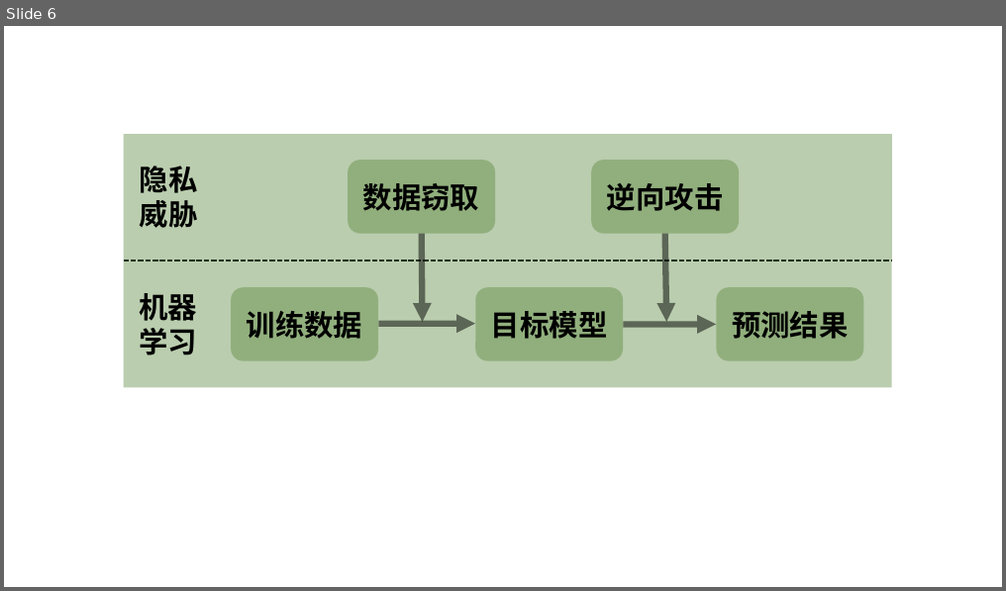
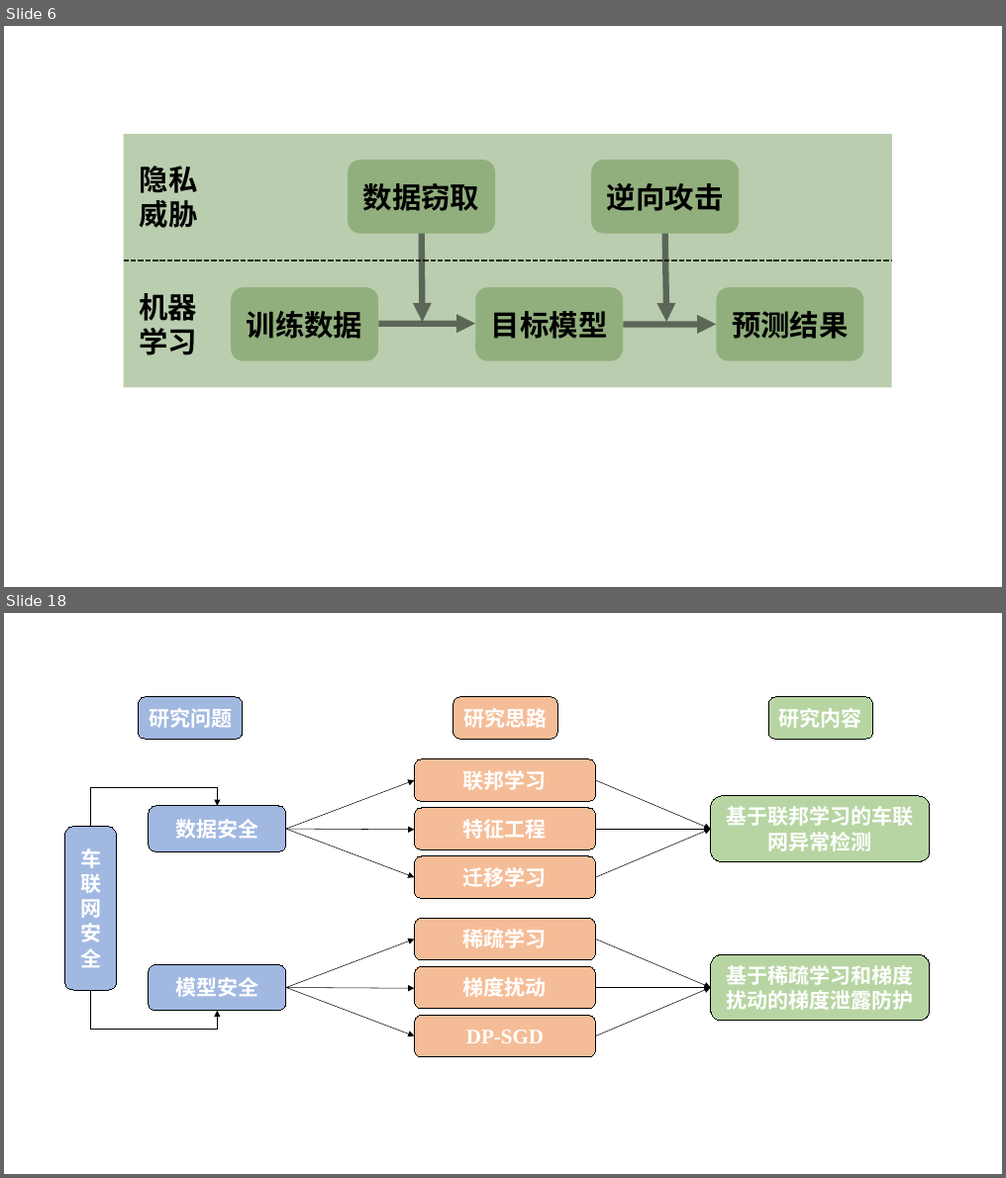
Before and after one commit to lao1a0/Iov-with-FL, a slide deck: 03-01组会/演示文稿1.pptx. Shown one above the other, each under a label of ours: slide 6 before the commit, slides 6 and 18 after it; the slides between them are not shown. The pictures are 1006x591 and 1006x1178 pixels, drawn with LibreOffice and Linux fonts; fonts in the diff are those of the drawing. Boxes give left, top, right and bottom in pixels: in the first picture for what was removed or moved away, otherwise in the second. Text is boxed around its words. In the diff, an @@ line names an element or a change of style, - is before the commit and + after.

```diff
--- a/03-01组会/演示文稿1.pptx
+++ b/03-01组会/演示文稿1.pptx
@@ slide 18 added at (4,613,1002,1174), background #FFFFFF @@
@@ rounded rectangle added at (138,697,243,739), fill #4472C4 at 50% opacity, outline #000000 0.75 pt, 20 pt, text #FFFFFF, bold @@
+研究问题
@@ rounded rectangle added at (453,697,558,739), fill #ED7D31 at 50% opacity, outline #000000 0.75 pt, 20 pt, text #FFFFFF, bold @@
+研究思路
@@ rounded rectangle added at (768,697,873,739), fill #70AD47 at 50% opacity, outline #000000 0.75 pt, 20 pt, text #FFFFFF, bold @@
+研究内容
@@ rounded rectangle added at (414,760,595,802), fill #ED7D31 at 50% opacity, outline #000000 0.75 pt, 20 pt, text #FFFFFF, bold @@
+联邦学习
@@ elbow arrow added from (91, 827) to (218, 806), #000000 0.5 pt @@
@@ arrow added from (286, 829) to (414, 780), #000000 0.5 pt @@
@@ arrow added from (595, 780) to (711, 829), #000000 0.5 pt @@
@@ rounded rectangle added at (149,806,286,852), fill #4472C4 at 50% opacity, outline #000000 0.75 pt, 20 pt, text #FFFFFF, bold @@
+数据安全
@@ rounded rectangle added at (414,808,595,850), fill #ED7D31 at 50% opacity, outline #000000 0.75 pt, 20 pt, text #FFFFFF, bold @@
+特征工程
@@ rounded rectangle added at (711,796,930,862), fill #70AD47 at 50% opacity, outline #000000 0.75 pt, 20 pt, text #FFFFFF, bold @@
+基于联邦学习的车联网异常检测
@@ rounded rectangle added at (64,827,116,990), fill #4472C4 at 50% opacity, outline #000000 0.75 pt, 20 pt, text #FFFFFF, bold @@
+车联网安全
@@ arrow added from (286, 829) to (414, 830), #000000 0.5 pt @@
@@ arrow added from (286, 829) to (414, 877), #000000 0.5 pt @@
@@ arrow added from (595, 829) to (711, 829), #000000 0.5 pt @@
@@ arrow added from (595, 877) to (711, 829), #000000 0.5 pt @@
@@ rounded rectangle added at (414,857,595,898), fill #ED7D31 at 50% opacity, outline #000000 0.75 pt, 20 pt, text #FFFFFF, bold @@
+迁移学习
@@ rounded rectangle added at (414,919,595,960), fill #ED7D31 at 50% opacity, outline #000000 0.75 pt, 20 pt, text #FFFFFF, bold @@
+稀疏学习
@@ rounded rectangle added at (149,964,286,1011), fill #4472C4 at 50% opacity, outline #000000 0.75 pt, 20 pt, text #FFFFFF, bold @@
+模型安全
@@ arrow added from (286, 988) to (414, 940), #000000 0.5 pt @@
@@ rounded rectangle added at (414,967,595,1009), fill #ED7D31 at 50% opacity, outline #000000 0.75 pt, 20 pt, text #FFFFFF, bold @@
+梯度扰动
@@ arrow added from (595, 940) to (711, 988), #000000 0.5 pt @@
@@ rounded rectangle added at (711,956,930,1021), fill #70AD47 at 50% opacity, outline #000000 0.75 pt, 20 pt, text #FFFFFF, bold @@
+基于稀疏学习和梯度扰动的梯度泄露防护
@@ elbow arrow added from (91, 990) to (218, 1011), #000000 0.5 pt @@
@@ arrow added from (286, 988) to (414, 989), #000000 0.5 pt @@
@@ arrow added from (286, 988) to (414, 1037), #000000 0.5 pt @@
@@ arrow added from (595, 988) to (711, 988), #000000 0.5 pt @@
@@ arrow added from (595, 1037) to (711, 988), #000000 0.5 pt @@
@@ rounded rectangle added at (414,1016,595,1058), fill #ED7D31 at 50% opacity, outline #000000 0.75 pt, 20 pt, text #FFFFFF, bold @@
+DP-SGD
```
Also in this commit, not shown: 11 other slides added, 10 other files.
